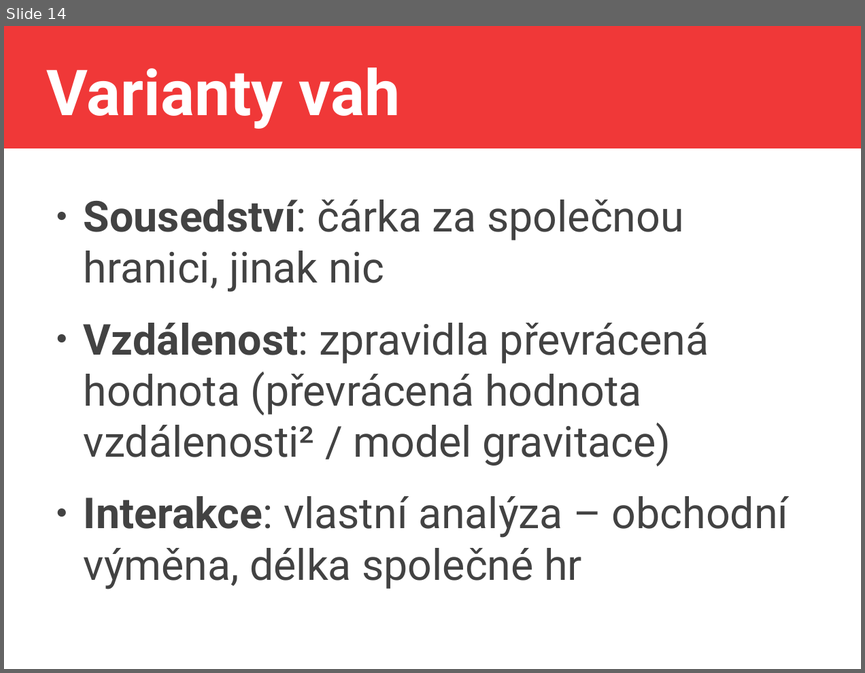
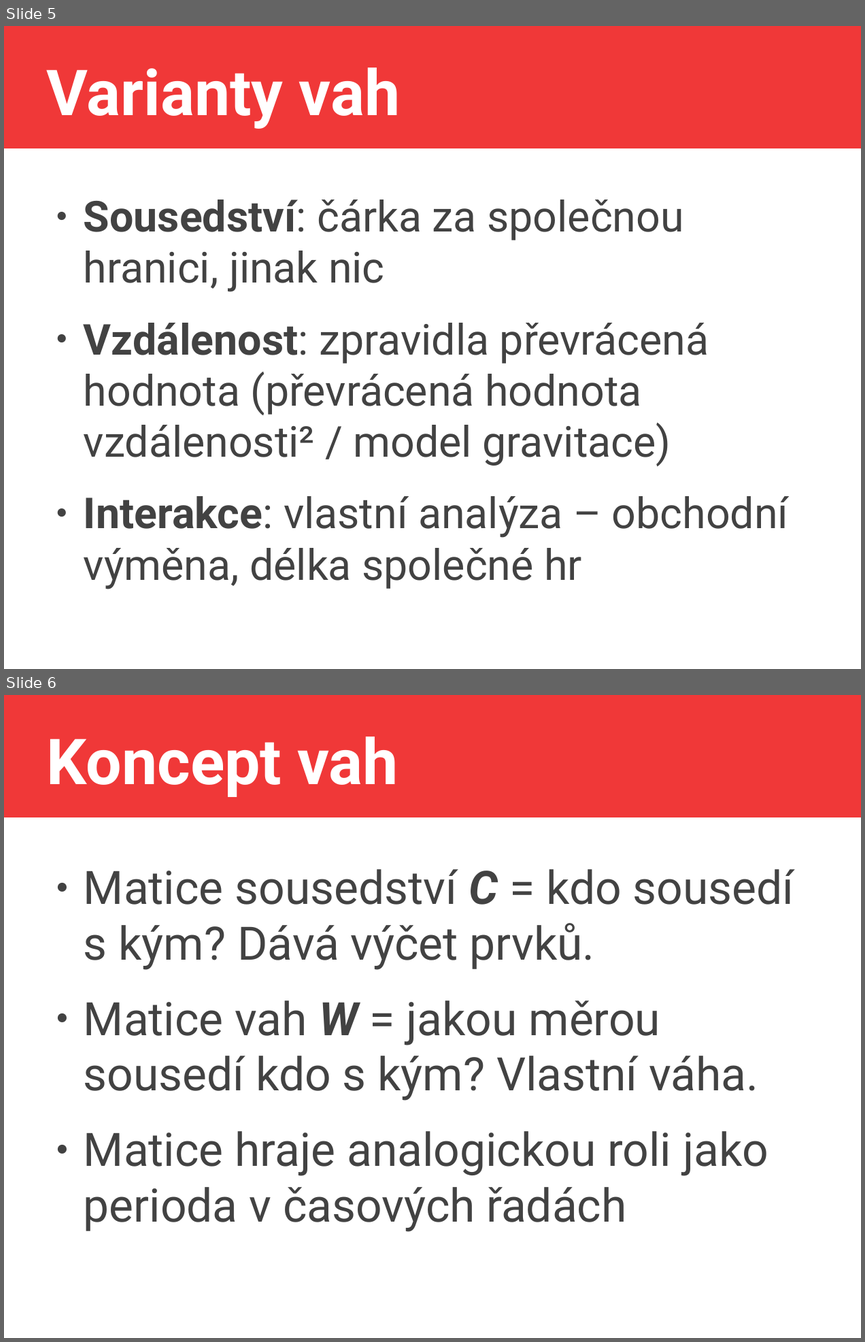
Before and after one commit to jlacko/4EK418, a slide deck: prez/8 - advanced calculations.odp. Shown one above the other, each under a label of ours: slide 14 before the commit, slides 5 and 6 after it. The pictures are 865x673 and 865x1342 pixels, drawn with LibreOffice and Linux fonts; fonts in the diff are those of the drawing. Boxes give left, top, right and bottom in pixels: in the first picture for what was removed or moved away, otherwise in the second. Text is boxed around its words. In the diff, an @@ line names an element or a change of style, - is before the commit and + after.

```diff
--- a/prez/8 - advanced calculations.odp
+++ b/prez/8 - advanced calculations.odp
@@ slide 6 added at [4, 695, 861, 1338], background #FFFFFF; not listed: 1 template element that a slide beside it also shows @@
@@ title added at [47, 736, 398, 797], 58.7 pt, text #FFFFFF, bold @@
+Koncept vah
@@ text added at [84, 869, 794, 1232], 42.7 pt, text #424242 @@
+● Matice sousedství C = kdo sousedí s kým? Dává výčet prvků.
+● Matice vah W = jakou měrou sousedí kdo s kým? Vlastní váha.
+● Matice hraje analogickou roli jako perioda v časových řadách
@@ what was slide 14 is now slide 5 @@
```
Also in this commit, not shown: 5 slides changed, 9 other files.
